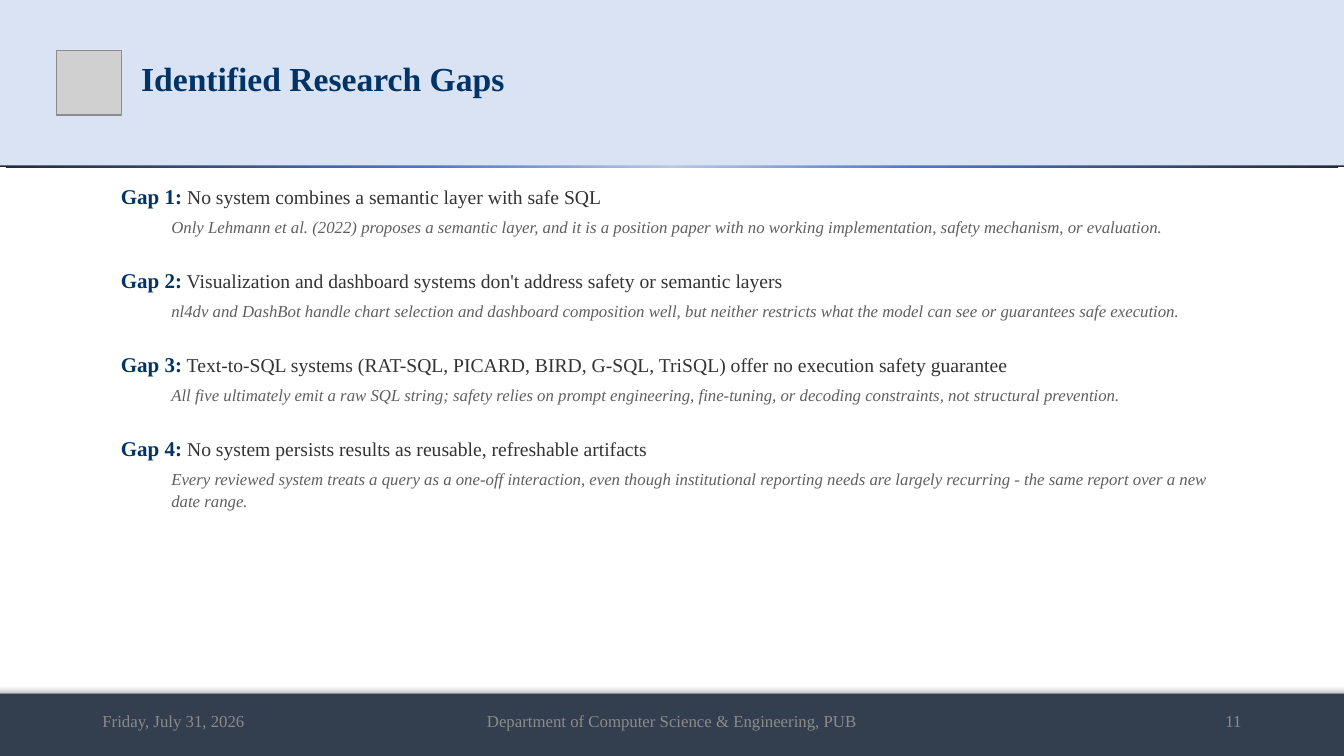
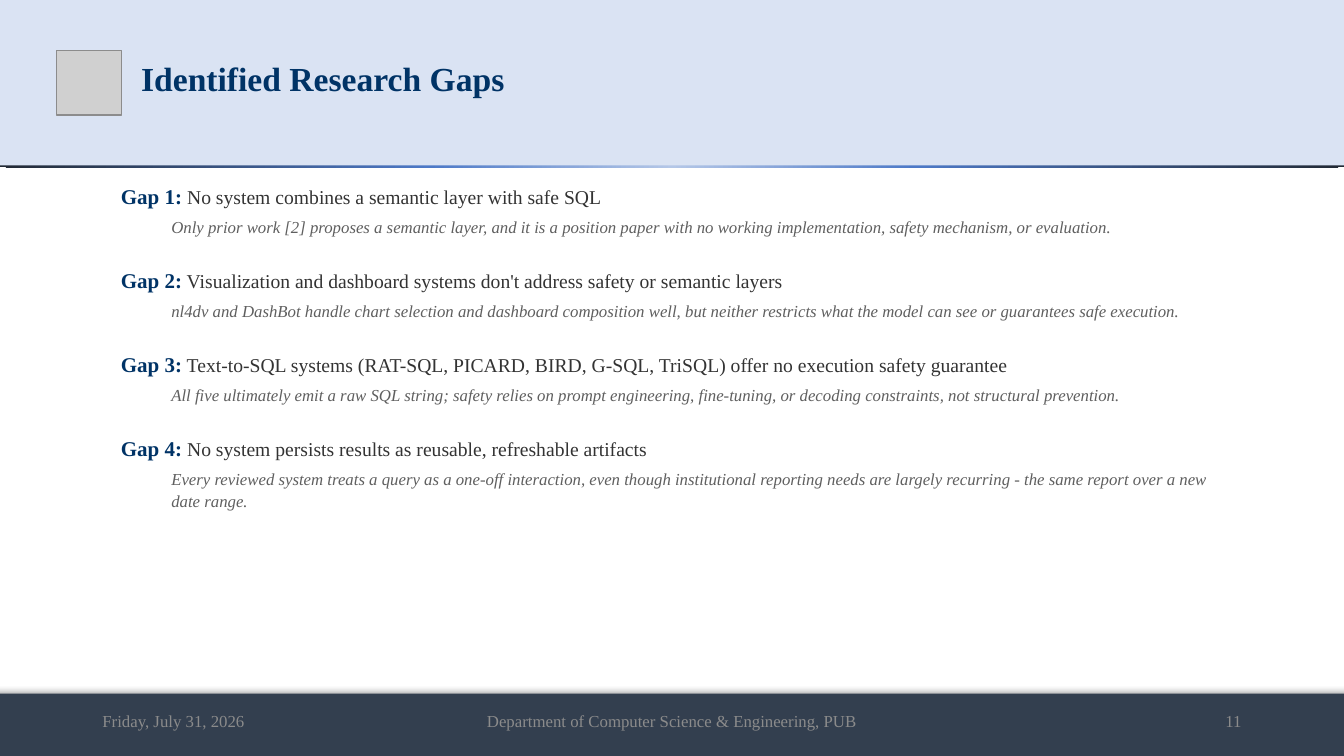
Before and after one commit to md-riaz/AEGIS-Research, a slide deck: slide 11 of docs/scripts/Md_Riaz_Mid_Defense_Final_0322310105101024.pptx. Drawn at 1344x756 pixels with LibreOffice and Linux fonts; fonts in the diff are those of the drawing; grey boxes stand for pictures. Boxes give left, top, right and bottom in pixels: in the first picture for what was removed or moved away, otherwise in the second. Text is boxed around its words. In the diff, an @@ line names an element or a change of style, - is before the commit and + after.

```diff
--- a/docs/scripts/Md_Riaz_Mid_Defense_Final_0322310105101024.pptx
+++ b/docs/scripts/Md_Riaz_Mid_Defense_Final_0322310105101024.pptx
@@ text at <box>171,221,1111,237</box>: text changed @@
-Only Lehmann et al. (2022) proposes a semantic layer, and it is a position paper with no working implementation, safety mechanism, or evaluation.
+Only prior work [2] proposes a semantic layer, and it is a position paper with no working implementation, safety mechanism, or evaluation.
```
Also in this commit, not shown: 21 other slides changed, 1 slide removed, 1 other file.
